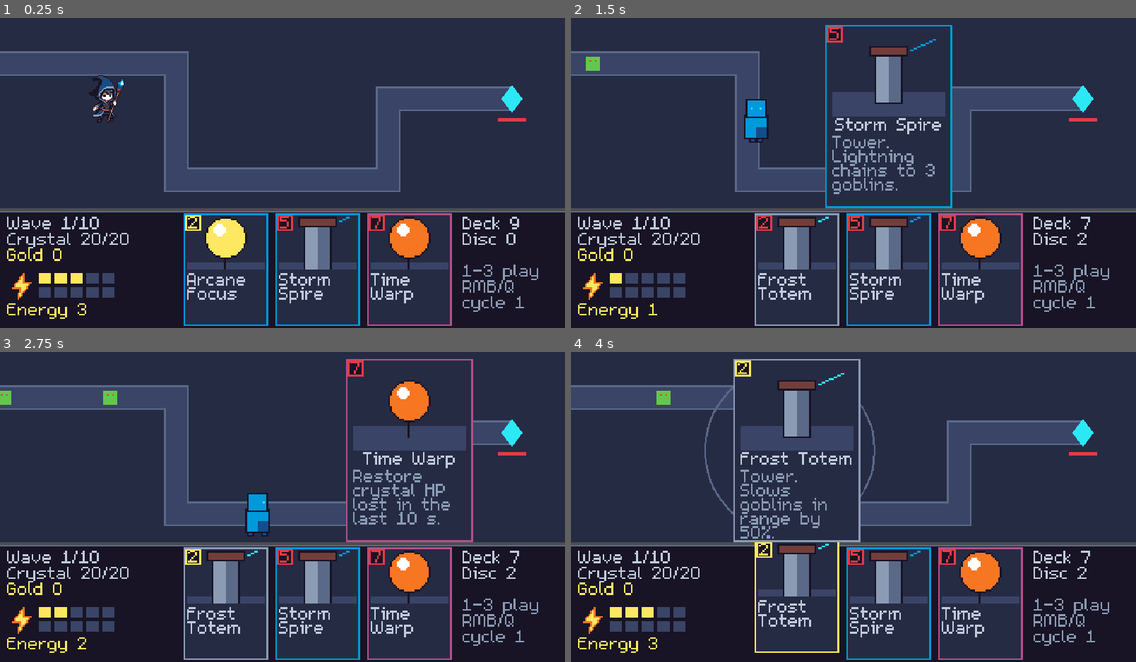
Above: before the commit, frames 1-4 (two rows, left to right).
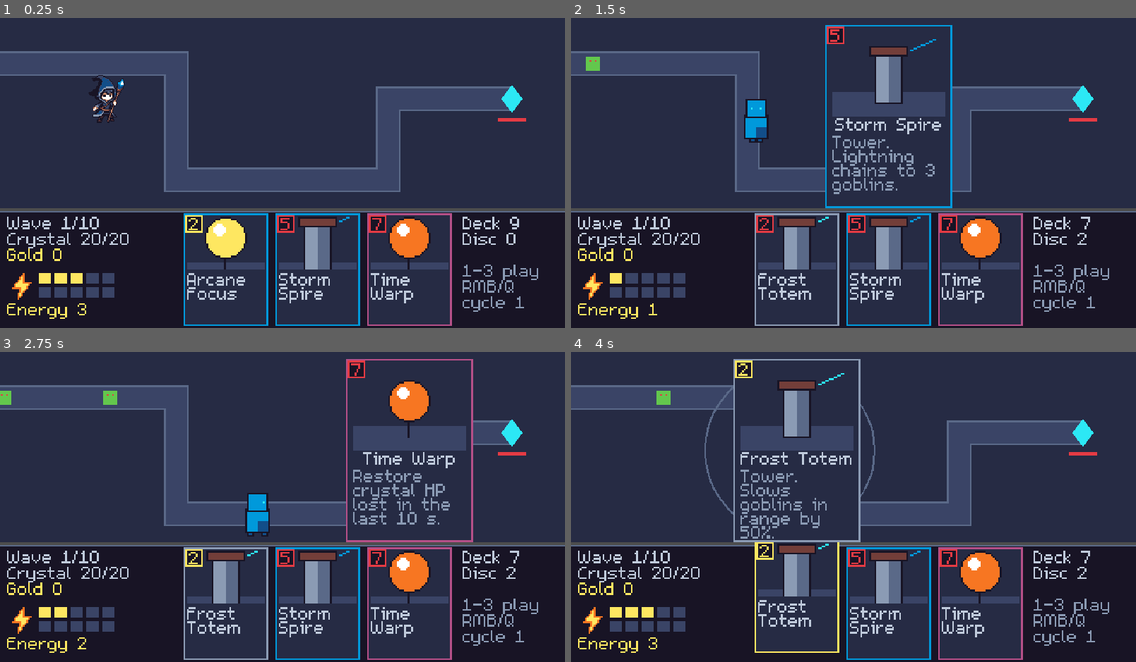
Above: after the commit, the same moments.

Repository: yggdrion/two-wards
Game: Godot game, scene res://scenes/game.tscn
Two runs of this game, one before a commit and one after it. Both use one fixed random seed, a clock stepped at 60 frames per second and the inputs below.
Inputs (mouse positions are in pixels of both pictures, inside the frame that each line leads up to):
- Up to frame 1 (0.25 s): no input
- Up to frame 2 (1.5 s): tap Enter at 0.5 s; move the mouse to (797, 269) at 0.52 s; hold D 0.53-1.28 s; tap 1 at 0.6 s; click (797, 269) at 0.67 s; move the mouse to (887, 269) at 1.27 s; hold S from 1.28 s (still down); tap 2 at 1.35 s; click (887, 269) at 1.42 s
- Up to frame 3 (2.75 s): move the mouse to (406, 603) at 2.02 s; release S at 2.03 s; hold D from 2.03 s (still down); tap 3 at 2.1 s; click (406, 603) at 2.17 s
- Up to frame 4 (4 s): move the mouse to (977, 451) at 2.77 s; release D at 2.78 s; hold W 2.78-3.53 s; tap Q at 2.85 s; click (977, 451) at 2.92 s; move the mouse to (1023, 550) at 3.52 s; hold A from 3.53 s (still down); tap 1 at 3.6 s

The runs differ from the first frame. In frame 1, 0.3% of the frame differs, in the area x 32-69%, y 63-70%; in frame 2, 0.4%, in the area x 32-69%, y 2-70%; in frame 3, 0.4%; in frame 4, 0.4%.

Commit message:
Import m5x7 without antialiasing and fit the cost badge
Adds the font's .import file (antialiasing, hinting and subpixel
positioning off) so Godot doesn't generate one on import, which the CI
drift check would flag. The cost badge grows to 20x20 so the 2x glyph no
longer touches its border.

Co-Authored-By: Claude Opus 5.5 (1M context) <noreply@anthropic.com>
Claude-Session: https://claude.ai/code/session_01J3YneG2u8mSBU1nwVfbCmz

Diff:
--- a/game/scripts/ui/card_view.gd
+++ b/game/scripts/ui/card_view.gd
@@ -97,9 +97,9 @@
 
 func _draw_cost() -> void:
 	var cost := card.cost if shown_cost < 0 else shown_cost
-	var badge := Rect2(2, 2, 18, 18)
+	var badge := Rect2(2, 2, 20, 20)
 	draw_rect(badge, Palette.PANEL)
 	draw_rect(
 		badge.grow(-BORDER / 2.0), Palette.ENERGY if affordable else Palette.INVALID, false, BORDER
 	)
-	UiFont.draw_centered(self, 11, 3, str(cost), Palette.ENERGY if affordable else Palette.INVALID)
+	UiFont.draw_centered(self, 12, 5, str(cost), Palette.ENERGY if affordable else Palette.INVALID)
Not shown, added: game/assets/fonts/m5x7.ttf.import
